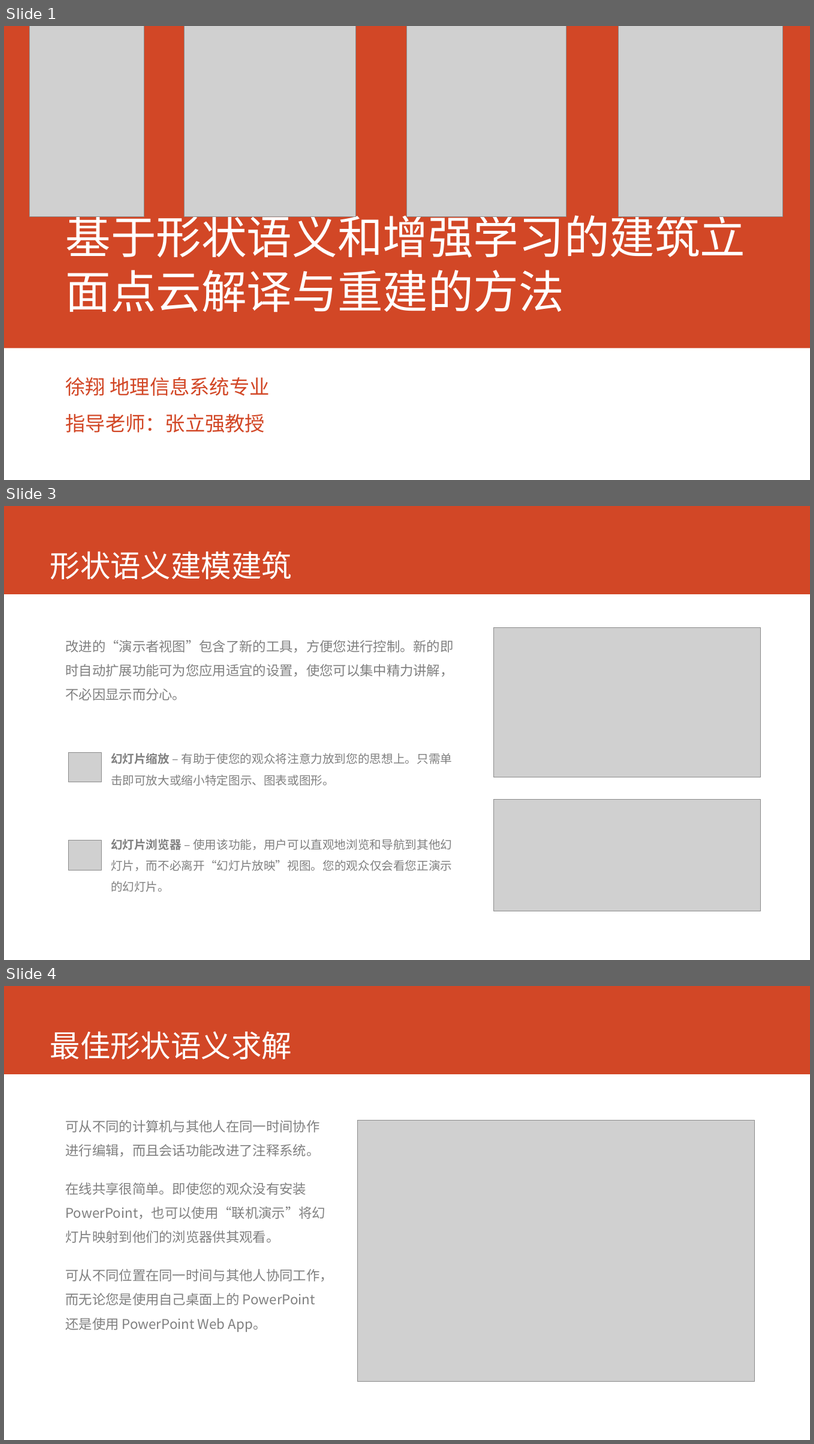
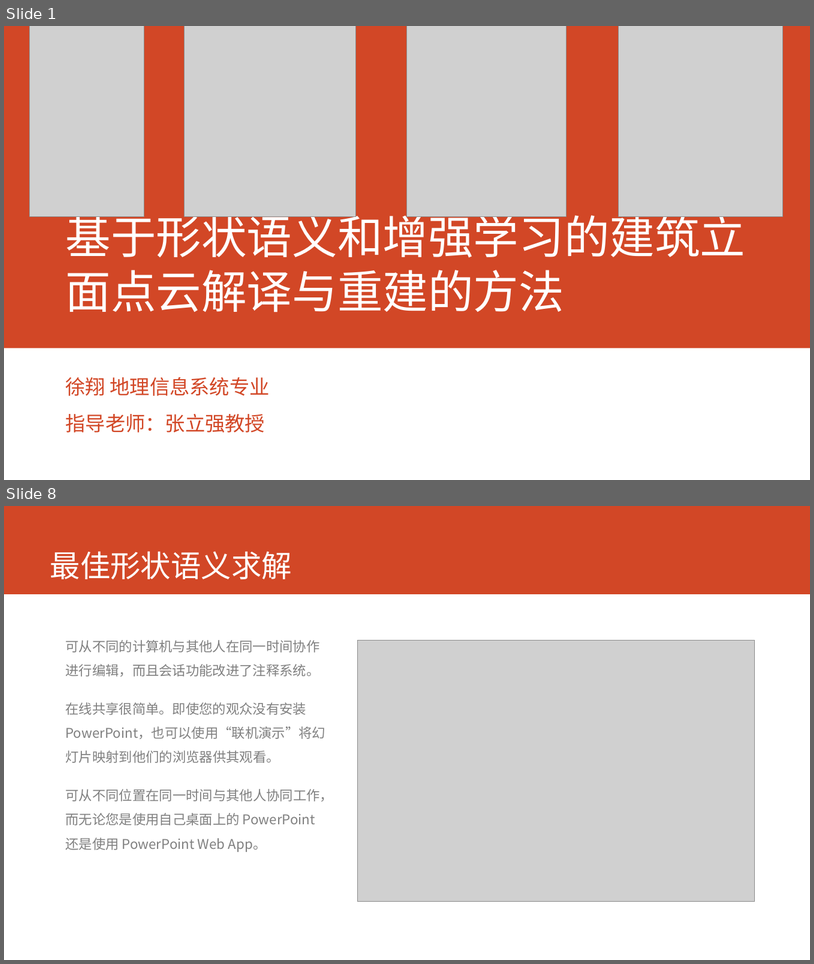
Before and after one commit to cartosquare/graduation-thesis-defenses, a slide deck: 基于形状语义和增强学习的建筑.pptx. Shown one above the other, each under a label of ours: slides 1, 3 and 4 before the commit, slides 1 and 8 after it; the slides between them are not shown. The pictures are 814x1444 and 814x964 pixels, drawn with LibreOffice and Linux fonts; fonts in the diff are those of the drawing; grey boxes stand for pictures. Boxes give left, top, right and bottom in pixels: in the first picture for what was removed or moved away, otherwise in the second. Text is boxed around its words. In the diff, an @@ line names an element or a change of style, - is before the commit and + after.

Commit message:
形状语义部分初稿

```diff
--- a/基于形状语义和增强学习的建筑.pptx
+++ b/基于形状语义和增强学习的建筑.pptx
@@ slide 3 removed at [4, 506, 810, 960], background #FFFFFF; not listed: 1 template element that a slide beside it also shows @@
@@ title removed at [50, 551, 292, 579] @@
-形状语义建模建筑
@@ picture removed at [494, 628, 761, 777] @@
@@ text removed at [65, 640, 453, 892] @@
-改进的“演示者视图”包含了新的工具，方便您进行控制。新的即时自动扩展功能可为您应用适宜的设置，使您可以集中精力讲解，不必因显示而分心。
-  • 幻灯片缩放 – 有助于使您的观众将注意力放到您的思想上。只需单击即可放大或缩小特定图示、图表或图形。
-  • 幻灯片浏览器 – 使用该功能，用户可以直观地浏览和导航到其他幻灯片，而不必离开“幻灯片放映”视图。您的观众仅会看您正演示的幻灯片。
@@ picture removed at [68, 752, 101, 782] @@
@@ picture removed at [494, 799, 761, 911] @@
@@ picture removed at [69, 841, 101, 870] @@
@@ what was slide 4 is now slide 8 @@
```
Also in this commit, not shown: 1 slide changed, 6 slides added, 1 other slide removed, 3 other files.
